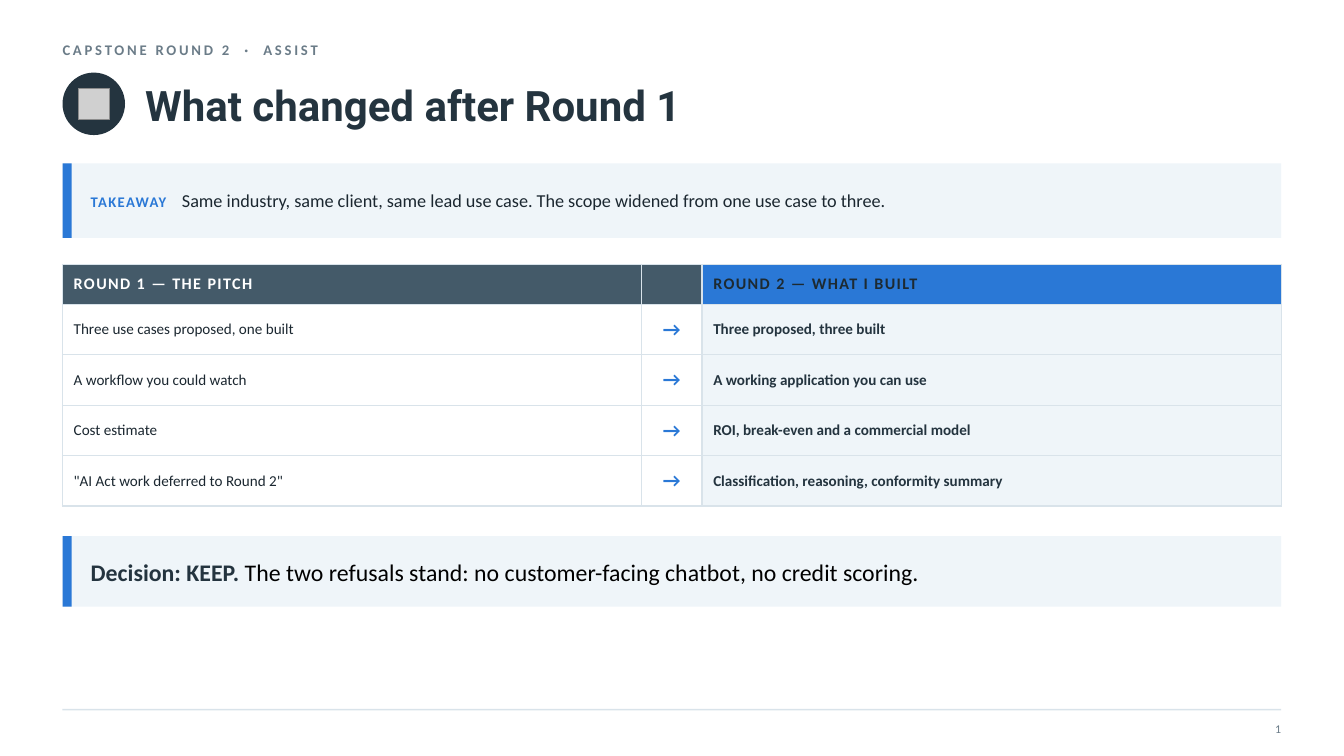
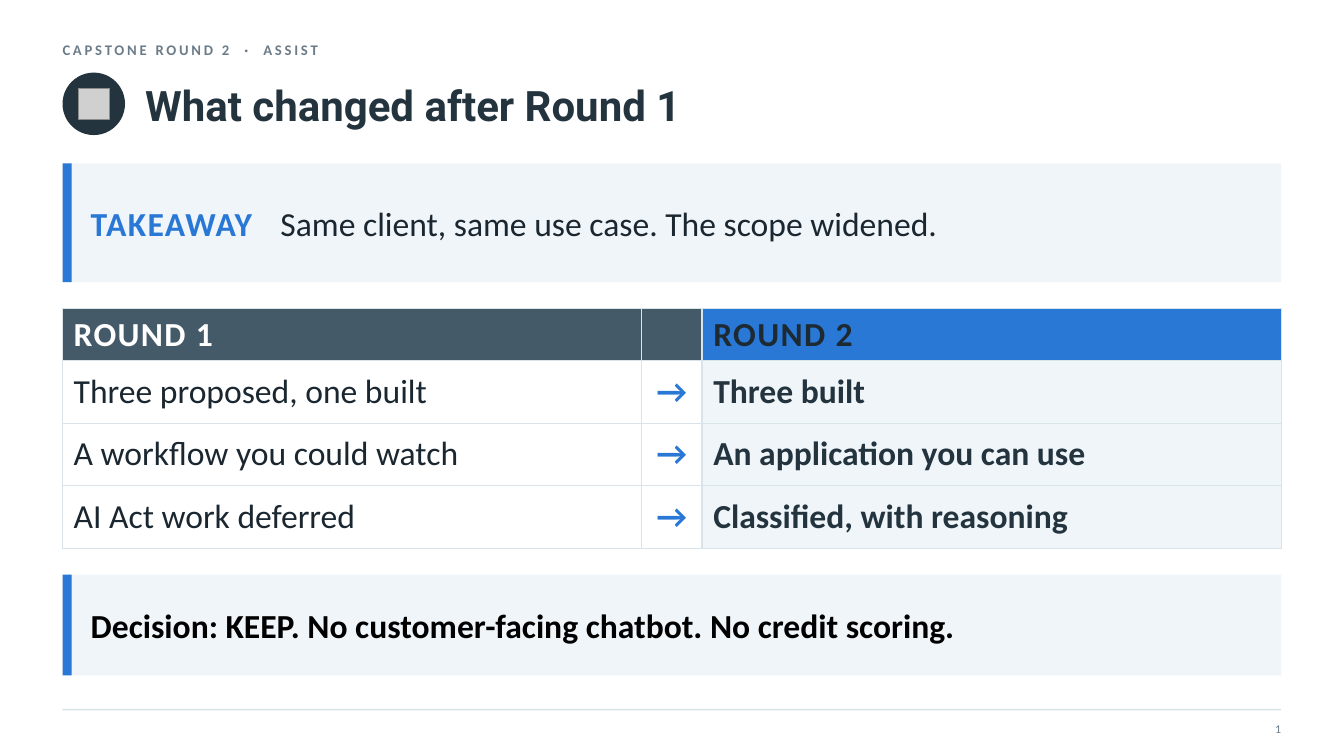
Before and after one commit to nyelugo/PROJECT-Capstone-AI-Consulting, a slide deck: slide 2 of presentation.pptx. Drawn at 1344x756 pixels with LibreOffice and Linux fonts; fonts in the diff are those of the drawing; grey boxes stand for pictures. Boxes give left, top, right and bottom in pixels: in the first picture for what was removed or moved away, otherwise in the second. Text is boxed around its words. In the diff, an @@ line names an element or a change of style, - is before the commit and + after.

```diff
--- a/presentation.pptx
+++ b/presentation.pptx
@@ rectangle: place and size @@
-rectangle at <box>63,163,1281,238</box>
+rectangle at <box>63,163,1281,282</box>
@@ rectangle: place and size @@
-rectangle at <box>63,163,72,238</box>
+rectangle at <box>63,163,72,282</box>
@@ text at <box>91,212,936,242</box>: text changed; size 13 to 24 pt @@
-TAKEAWAY Same industry, same client, same lead use case. The scope widened from one use case to three.
+TAKEAWAY Same client, same use case. The scope widened.
@@ table at <box>63,309,1282,538</box> @@
-row 1: ROUND 1 — THE PITCH |  | ROUND 2 — WHAT I BUILT
-row 2: Three use cases proposed, one built | → | Three proposed, three built
-row 3: A workflow you could watch | → | A working application you can use
-row 4: Cost estimate | → | ROI, break-even and a commercial model
-row 5: "AI Act work deferred to Round 2" | → | Classification, reasoning, conformity summary
+row 1: ROUND 1 |  | ROUND 2
+row 2: Three proposed, one built | → | Three built
+row 3: A workflow you could watch | → | An application you can use
+row 4: AI Act work deferred | → | Classified, with reasoning
@@ table: place and size @@
-table at <box>63,264,1282,493</box>
+table at <box>63,309,1282,538</box>
@@ rectangle: place and size @@
-rectangle at <box>63,536,1281,607</box>
+rectangle at <box>63,575,1281,676</box>
@@ rectangle: place and size @@
-rectangle at <box>63,536,72,607</box>
+rectangle at <box>63,575,72,676</box>
@@ text at <box>91,614,954,644</box>: text changed; size 17 to 24 pt; bold on @@
-Decision: KEEP. The two refusals stand: no customer-facing chatbot, no credit scoring.
+Decision: KEEP. No customer-facing chatbot. No credit scoring.
```
Also in this commit, not shown: 16 other slides changed, 3 other files.
